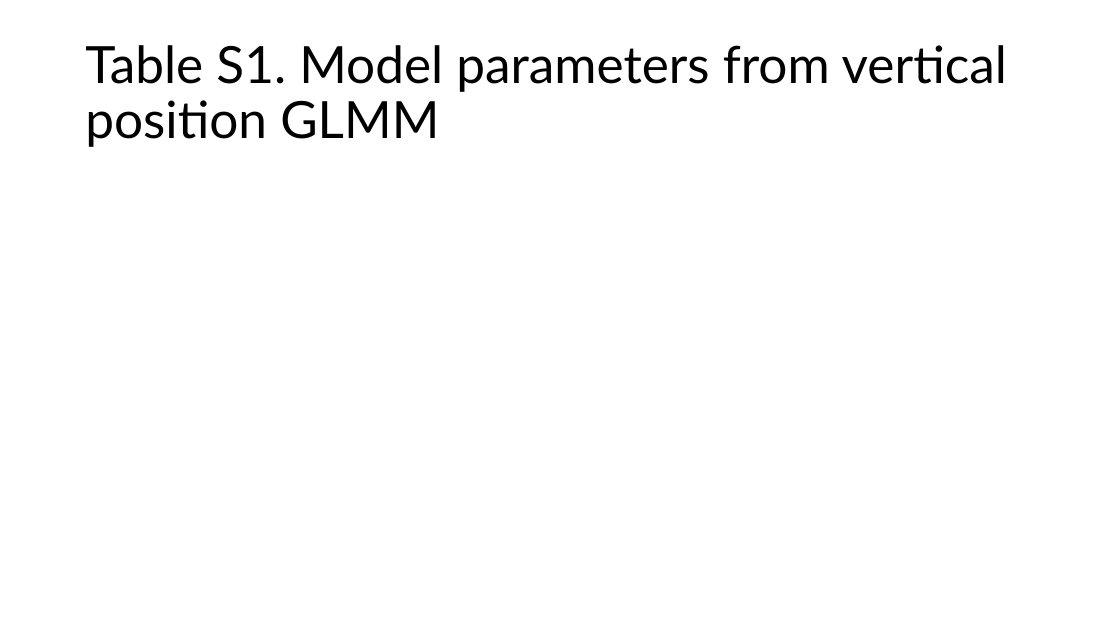
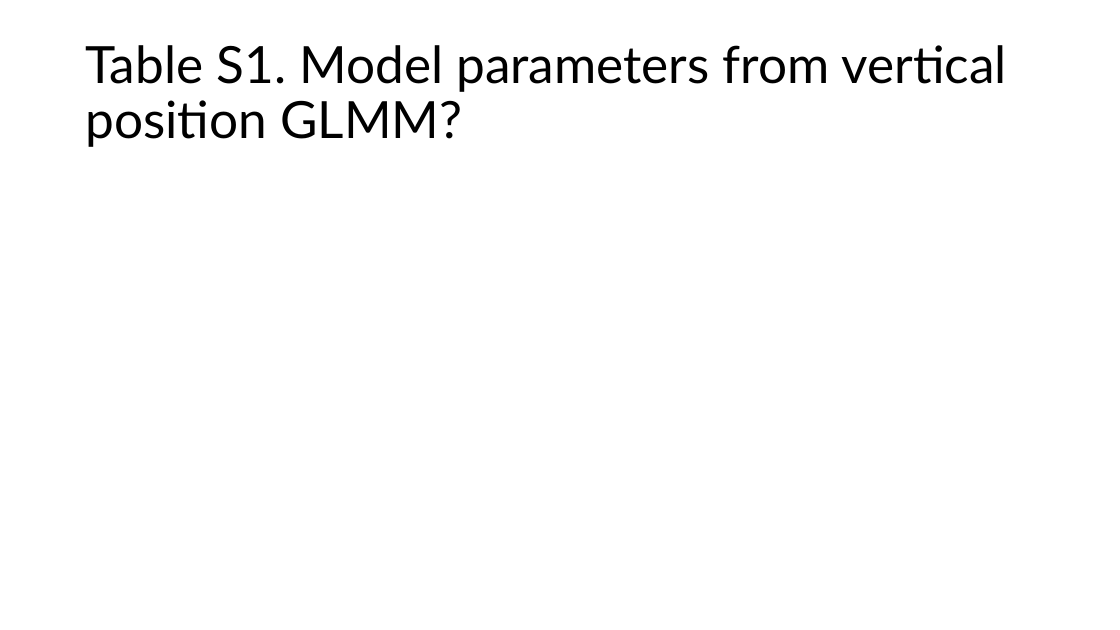
Before and after one commit to LukeABobay/larval-fish-community-analysis, a slide deck: slide 14 of Figures and tables final data set.pptx. Drawn at 1120x630 pixels with LibreOffice and Linux fonts; fonts in the diff are those of the drawing. Boxes give left, top, right and bottom in pixels: in the first picture for what was removed or moved away, otherwise in the second. Text is boxed around its words. In the diff, an @@ line names an element or a change of style, - is before the commit and + after.

```diff
--- a/Figures and tables final data set.pptx
+++ b/Figures and tables final data set.pptx
@@ title at [85, 45, 1007, 147]: text changed @@
-Table S1. Model parameters from vertical position GLMM
+Table S1. Model parameters from vertical position GLMM?
```
Also in this commit, not shown: 1 slide added, 1 slide removed, 1 other file.
